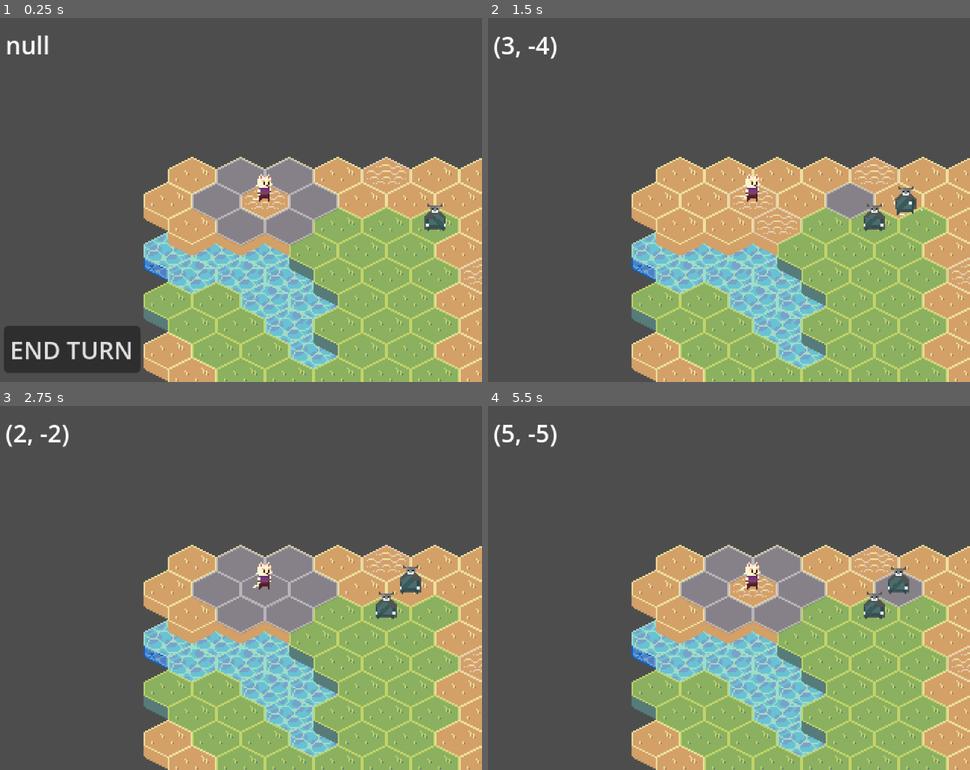
Above: before the commit, frames 1-4 (two rows, left to right).
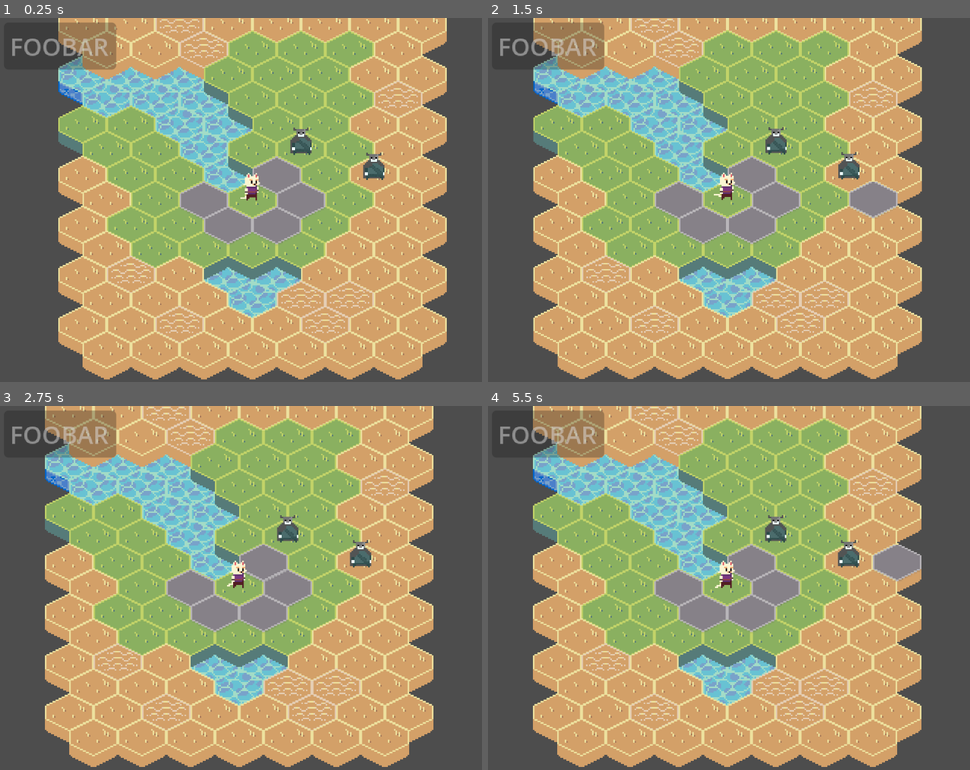
Above: after the commit, the same moments.

Repository: kroraf/cat-hoplite
Game: Godot game, scene res://scenes/game.tscn
The game is run twice, just before and just after one commit, with the same random seed, the same clock (stepped at 60 frames per second) and the same inputs.
Inputs (mouse positions are in pixels of both pictures, inside the frame that each line leads up to):
- Up to frame 1 (0.25 s): no input
- Up to frame 2 (1.5 s): click (560, 349) at 0.5 s, where only the run before the commit has a clickable "END TURN"; tap Enter (ui_accept) at 1.25 s; move the mouse to (835, 181) at 1.27 s; press the mouse at (835, 181) at 1.28 s; hold Right (ui_right) from 1.28 s (still down)
- Up to frame 3 (2.75 s): tap Enter (ui_accept) at 1.52 s; release Right (ui_right) at 2 s; release the mouse at (347, 569) at 2 s; drag from (139, 606) to (265, 577) at 2.02 s
- Up to frame 4 (5.5 s): move the mouse to (777, 507) at 2.77 s; press the mouse at (777, 507) at 2.78 s; hold Right (ui_right) 2.78-3.5 s; tap O at 2.85 s; release the mouse at (777, 507) at 3.5 s; drag from (704, 660) to (873, 602) at 3.52 s; move the mouse to (873, 642) at 4.27 s; press the mouse at (873, 642) at 4.28 s; hold Left (ui_left) 4.28-5 s; tap Shift at 4.35 s; tap Enter (ui_accept) at 4.52 s; release the mouse at (873, 642) at 5 s; drag from (579, 533) to (897, 577) at 5.02 s

The runs differ from the first frame. In frame 1, 79% of the frame differs, in the area x 0-100%, y 0-100%; in frame 2, 82%, in the area x 1-100%, y 0-100%; in frame 3, 80%; in frame 4, 81%.

Commit message:
some cleanup and minor bug fixes

Diff:
--- /dev/null
+++ b/scenes/camera.tscn
@@ -0,0 +1,6 @@
+[gd_scene load_steps=2 format=3 uid="uid://deoacneqlhr7m"]
+
+[ext_resource type="Script" uid="uid://d3uumw0wt2vk6" path="res://scripts/camera.gd" id="1_cvpoc"]
+
+[node name="Camera" type="Camera2D"]
+script = ExtResource("1_cvpoc")
--- a/scenes/game.tscn
+++ b/scenes/game.tscn
@@ -10,6 +10,7 @@
 [ext_resource type="PackedScene" uid="uid://c41bfw5lpie3k" path="res://scenes/unit_manager.tscn" id="7_vtaks"]
 [ext_resource type="PackedScene" uid="uid://jc8gtx6jittt" path="res://scenes/cursor.tscn" id="8_gee14"]
 [ext_resource type="Resource" uid="uid://bnjhpxj5lsncg" path="res://resources/Definitions/enemy.tres" id="9_0tnpc"]
+[ext_resource type="PackedScene" uid="uid://deoacneqlhr7m" path="res://scenes/camera.tscn" id="11_kvpfn"]
 
 [sub_resource type="TileSetAtlasSource" id="TileSetAtlasSource_iywne"]
 texture = ExtResource("2_lbhrr")
@@ -82,38 +83,32 @@
 [node name="Group1" type="Node" parent="UnitManager"]
 
 [node name="Player" parent="UnitManager/Group1" instance=ExtResource("2_yqjtg")]
-position = Vector2(79, 9)
+position = Vector2(126, 127)
 def = ExtResource("5_iywne")
-
-[node name="Camera" type="Camera2D" parent="UnitManager/Group1/Player"]
-unique_name_in_owner = true
-position = Vector2(-17, -1)
-
-[node name="CoordinatesLabel" type="Label" parent="UnitManager/Group1/Player/Camera"]
-offset_left = -154.0
-offset_top = -114.0
-offset_right = -93.0
-offset_bottom = -91.0
-size_flags_horizontal = 3
-text = "null"
-
-[node name="EndTurnButton" type="Button" parent="UnitManager/Group1/Player/Camera"]
-offset_left = -155.0
-offset_top = 83.0
-offset_right = -65.0
-offset_bottom = 114.0
-text = "END TURN"
 
 [node name="Group2" type="Node" parent="UnitManager"]
 
 [node name="Enemy" parent="UnitManager/Group2" instance=ExtResource("2_yqjtg")]
-position = Vector2(187, 25)
+position = Vector2(161, 93)
 is_enemy = true
 def = ExtResource("9_0tnpc")
 
 [node name="Enemy2" parent="UnitManager/Group2" instance=ExtResource("2_yqjtg")]
-position = Vector2(187, 25)
+position = Vector2(210, 113)
 is_enemy = true
 def = ExtResource("9_0tnpc")
 
-[connection signal="pressed" from="UnitManager/Group1/Player/Camera/EndTurnButton" to="." method="_on_end_turn_button_pressed"]
+[node name="CanvasLayer" type="CanvasLayer" parent="."]
+
+[node name="Button" type="Button" parent="CanvasLayer"]
+offset_left = 5.0
+offset_top = 3.0
+offset_right = 79.0
+offset_bottom = 34.0
+disabled = true
+text = "FOOBAR"
+
+[node name="Camera" parent="." node_paths=PackedStringArray("target_node") instance=ExtResource("11_kvpfn")]
+position = Vector2(109, 126)
+target_node = NodePath("../UnitManager/Group1/Player")
+follow_speed = 3.0
--- /dev/null
+++ b/scripts/camera.gd
@@ -0,0 +1,22 @@
+extends Camera2D
+
+@export var target_node: Node2D
+@export var follow_speed: float = 5.0
+@export var smooth_follow: bool = true
+
+func _ready():
+	if target_node:
+		print("Found target node: ", target_node.name)
+	else:
+		print("No target node assigned")
+
+func _process(delta):
+	if not target_node:
+		return
+
+	if smooth_follow:
+		# Smoothly interpolate towards the target position
+		global_position = global_position.lerp(target_node.global_position, delta * follow_speed)
+	else:
+		# Instantly follow the target
+		global_position = target_node.global_position
--- a/scripts/cursor.gd
+++ b/scripts/cursor.gd
@@ -14,9 +14,9 @@
 		else:
 			sprite.show()
 		position = Navigation.map_to_global(cell)
-		moved.emit(cell)
+		#moved.emit(cell)
 
-signal moved(cursor_cell: Vector2i)
+#signal moved(cursor_cell: Vector2i)
 
 func _unhandled_input(event: InputEvent):
 	if event is InputEventMouseMotion:
--- a/scripts/game.gd
+++ b/scripts/game.gd
@@ -4,14 +4,11 @@
 @onready var hexgrid = $LocalHexGrid
 @onready var movement_overlay = $MovementOverlay
 @onready var unit_manager = $UnitManager
-@onready var end_turn_button = %Camera/EndTurnButton
-@onready var coordinates_label = %Camera/CoordinatesLabel
 
 var mouse_click_coordinates: Vector2i
 var current_unit: Character
 
 func _ready() -> void:
-	EventBus.cursor_accept_pressed.connect(_on_cursor_accept_pressed)
 	EventBus.show_movement_field.connect(_on_show_movement_field)
 	EventBus.movement_complete.connect(_on_movement_complete)
 	EventBus.movement_started.connect(_on_movement_started)
@@ -25,28 +22,24 @@
 	unit_manager.start_battle()
 	current_unit = unit_manager.get_current_unit()
 
-var cursor_cell_position: Vector2i = Vector2i.ZERO:
-	set(cell):
-		cursor_cell_position = cell
+func _unhandled_input(event: InputEvent):
+	if event.is_action_pressed("left_mouse_button"):
+		_hex_selected(hexgrid.local_to_map(get_global_mouse_position()))
+	if event is InputEventScreenTouch:
+		if event.pressed:
+			_hex_selected(hexgrid.local_to_map(event.position))
+		else:
+			# Finger was lifted from the screen
+			pass
 
-func _unhandled_input(event: InputEvent):
-	if event is InputEventMouseMotion:
-		cursor_cell_position = hexgrid.local_to_map(get_global_mouse_position())
-		EventBus.cursor_accept_pressed.emit(hexgrid.local_to_map(get_global_mouse_position()))
-	elif event.is_action_pressed("left_mouse_button"):
-		# Only process clicks if it's player's turn and not busy
-		if unit_manager.is_player_turn() and not unit_manager.is_animation_playing:
-			EventBus.cursor_accept_pressed.emit(hexgrid.local_to_map(get_global_mouse_position()))
+func _hex_selected(hex_coordinates: Vector2i) -> void:
+	if unit_manager.is_player_turn() and not unit_manager.is_animation_playing:
 			var actual_current_unit = unit_manager.get_current_unit()
-			var movement_path = Navigation.get_movement_path(actual_current_unit.grid_position, cursor_cell_position)
-			if not actual_current_unit.is_in_motion and cursor_cell_position in Navigation.get_walkable_cells(actual_current_unit):
-				#move_unit_to_cell(actual_current_unit, movement_path)
+			var movement_path = Navigation.get_movement_path(actual_current_unit.grid_position, hex_coordinates)
+			if not actual_current_unit.is_in_motion and hex_coordinates in Navigation.get_walkable_cells(actual_current_unit):
 				var move_cmd = MoveCommand.new(actual_current_unit, movement_path)
 				move_cmd.name = "Plr mov"
 				EventBus.post_command.emit(move_cmd)
-#
-func _on_cursor_accept_pressed(cursor_cell):
-	coordinates_label.text = str(cursor_cell)
 
 func move_unit_to_cell(unit: Character, path: Array[Vector2i]) -> void:
 	print("Moving unit: ", unit.name, " along path: ", path)
@@ -64,26 +57,13 @@
 
 func _on_movement_started():
 	movement_overlay.clear_all_highlights()
-	_update_end_turn_button()
 
 func _on_movement_complete(unit):
-	_update_end_turn_button()
 	if unit_manager.is_player_turn():
 		update_movement_overlay(current_unit)
 
-func _on_end_turn_button_pressed():
-	unit_manager._step_turn()
-
 func _on_turn_started():
 	update_movement_overlay(unit_manager.get_current_unit())
-	_update_end_turn_button()
-
-func _update_end_turn_button():
-	var is_player_turn = unit_manager.is_player_turn()
-	var is_busy = unit_manager.is_animation_playing
-
-	end_turn_button.visible = is_player_turn
-	end_turn_button.disabled = is_busy or not is_player_turn
 
 func _on_action_started(unit):
 	movement_overlay.clear_all_highlights()
--- a/scripts/unit.gd
+++ b/scripts/unit.gd
@@ -56,7 +56,7 @@
 		self,
 		'global_position',
 		Navigation.map_to_global(next_cell),
-		.5
+		.3
 	).set_trans(Tween.TRANS_LINEAR)
 	#await movement_tween.finished
 
@@ -132,6 +132,7 @@
 	await _play_death_animation()
 	EventBus.unit_died.emit(self)
 	queue_free()
+	EventBus.action_complete.emit(self)
 
 func _play_run_animation():
 	if sprite.animation != "run":
Not shown: 1 places in resources/Unit/Characters/boxer_spriteframes.tres that only renumber resources
Not shown: 1 places in resources/Unit/Characters/cat_spriteframes.tres that only renumber resources
Not shown: 1 places in scenes/game.tscn that only renumber resources
Not shown, added: scripts/camera.gd.uid
